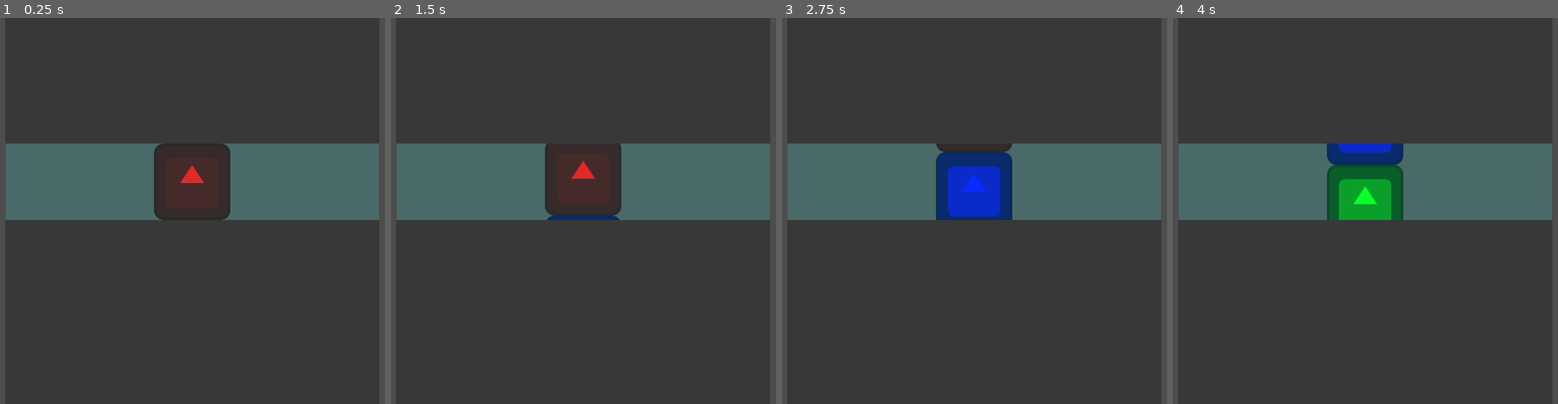
Above: before the commit, frames 1-4 (left to right).
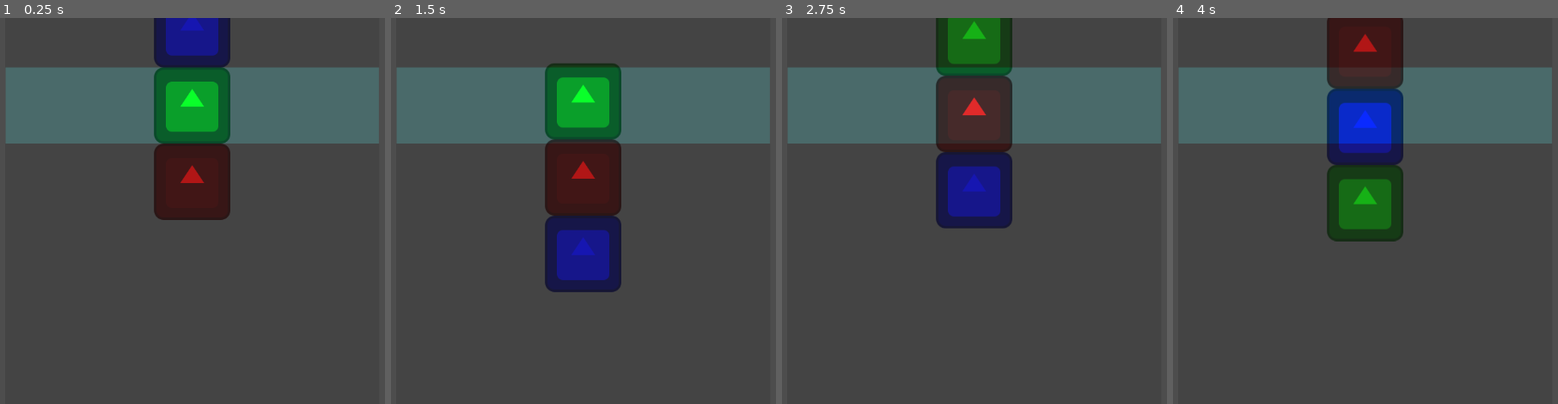
Above: after the commit, the same moments.

Repository: luiz734/slotgame
Game: Godot game, scene res://main.tscn
Two runs of this game, one before a commit and one after it. Both use one fixed random seed, a clock stepped at 60 frames per second and the inputs below. The engine's default icon, where the game draws it, is replaced by a stand-in: a white triangle on a blue panel in a dark square.
Inputs:
- Up to frame 1 (0.25 s): no input
- Up to frame 2 (1.5 s): tap Enter at 0.5 s; tap Space (run) at 0.6, 1.35 s
- Up to frame 3 (2.75 s): tap Space (run) at 2.1 s
- Up to frame 4 (4 s): tap Space (run) at 2.85, 3.6 s

The runs differ from the first frame. In frame 1, 37% of the frame differs, in the area x 1-99%, y 0-53%; in frame 2, 39%; in frame 3, 38%; in frame 4, 41%, in the area x 1-99%, y 0-58%.

Commit message:
Fix current tile display position

Diff:
--- a/slot_machine.gd
+++ b/slot_machine.gd
@@ -12,7 +12,7 @@
 var state
 var base_position_y = 0.0
 var _tiles: Array[Node]
-var tiles_moved = 1
+var tiles_moved = 2
 
 func get_color(i):
     if i == 0: return Color.RED
@@ -59,7 +59,7 @@
             spin()
             state = State.running
         else:
-            print(_tiles[tiles_moved% n_tiles].name)
+            print(_tiles[tiles_moved % n_tiles].name)
             state = State.stopped
 
 func _physics_process(delta):
--- a/slot_machine.tscn
+++ b/slot_machine.tscn
@@ -10,23 +10,23 @@
 [node name="ColorRect" type="ColorRect" parent="."]
 z_index = 1
 offset_left = -313.0
-offset_top = -64.0
+offset_top = -192.0
 offset_right = 313.0
-offset_bottom = 64.0
+offset_bottom = -64.0
 color = Color(0.247059, 1, 1, 0.164706)
 
 [node name="ColorRect2" type="ColorRect" parent="."]
 z_index = 1
 offset_left = -314.0
-offset_top = -413.0
+offset_top = -541.0
 offset_right = 314.0
-offset_bottom = -64.0
-color = Color(0.219608, 0.219608, 0.219608, 1)
+offset_bottom = -192.0
+color = Color(0.219608, 0.219608, 0.219608, 0.392157)
 
 [node name="ColorRect3" type="ColorRect" parent="."]
 z_index = 1
 offset_left = -314.0
-offset_top = 64.0
+offset_top = -64.0
 offset_right = 314.0
-offset_bottom = 513.0
-color = Color(0.219608, 0.219608, 0.219608, 1)
+offset_bottom = 385.0
+color = Color(0.219608, 0.219608, 0.219608, 0.392157)
--- a/slot_tile.gd
+++ b/slot_tile.gd
@@ -17,15 +17,12 @@
 #func spin(texture_size: float):
     #tile.move_by(Vector2(0, sprite_size_y))
 
-
 func move_by(by: Vector2):
   move_to(position + by)
 
 func spin_up():
-    var tween = get_tree().create_tween()
-    tween.set_ease(Tween.EASE_OUT).set_trans(Tween.TRANS_QUAD)
-    tween.tween_property(self, "position", position + Vector2(0, -64), 0.7)
-    await tween.finished
+    animation_player.play("spin_up")
+    await animation_player.animation_finished
 
 func spin_down():
     animation_player.play("spin_down")
--- a/slot_tile.tscn
+++ b/slot_tile.tscn
@@ -20,7 +20,6 @@
 
 [sub_resource type="Animation" id="Animation_fwa4i"]
 resource_name = "spin_down"
-length = 0.5
 step = 0.05
 tracks/0/type = "value"
 tracks/0/imported = false
@@ -29,16 +28,32 @@
 tracks/0/interp = 1
 tracks/0/loop_wrap = true
 tracks/0/keys = {
-"times": PackedFloat32Array(0, 0.15, 0.5),
-"transitions": PackedFloat32Array(1, 1.46408, 0.034674),
+"times": PackedFloat32Array(0, 0.3, 1),
+"transitions": PackedFloat32Array(1, 0.329876, 1.03526),
 "update": 0,
 "values": [Vector2(0, 0), Vector2(0, 50), Vector2(0, 0)]
+}
+
+[sub_resource type="Animation" id="Animation_bj3c0"]
+step = 0.05
+tracks/0/type = "value"
+tracks/0/imported = false
+tracks/0/enabled = true
+tracks/0/path = NodePath(".:position")
+tracks/0/interp = 1
+tracks/0/loop_wrap = true
+tracks/0/keys = {
+"times": PackedFloat32Array(0, 0.3, 1),
+"transitions": PackedFloat32Array(1, 0.241485, 1),
+"update": 0,
+"values": [Vector2(0, 0), Vector2(0, -50), Vector2(0, 0)]
 }
 
 [sub_resource type="AnimationLibrary" id="AnimationLibrary_tiovq"]
 _data = {
 "RESET": SubResource("Animation_gr4qp"),
-"spin_down": SubResource("Animation_fwa4i")
+"spin_down": SubResource("Animation_fwa4i"),
+"spin_up": SubResource("Animation_bj3c0")
 }
 
 [node name="SlotTile" type="Node2D"]
Not shown: 1 places in slot_tile.tscn that only renumber resources
